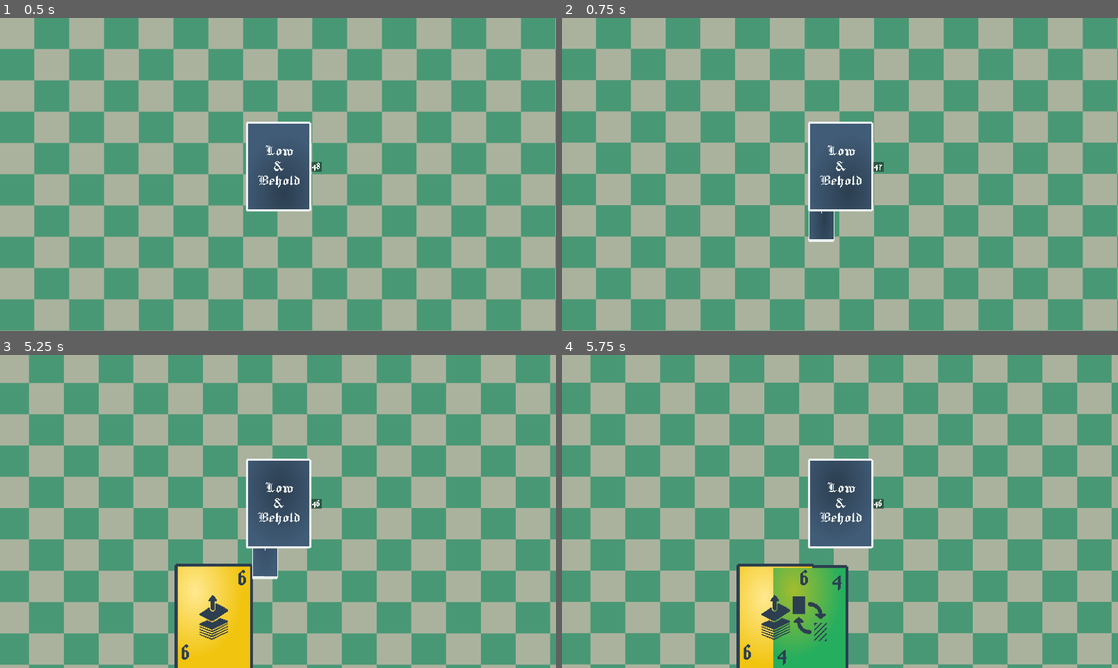
Above: before the commit, frames 1-4 (two rows, left to right).
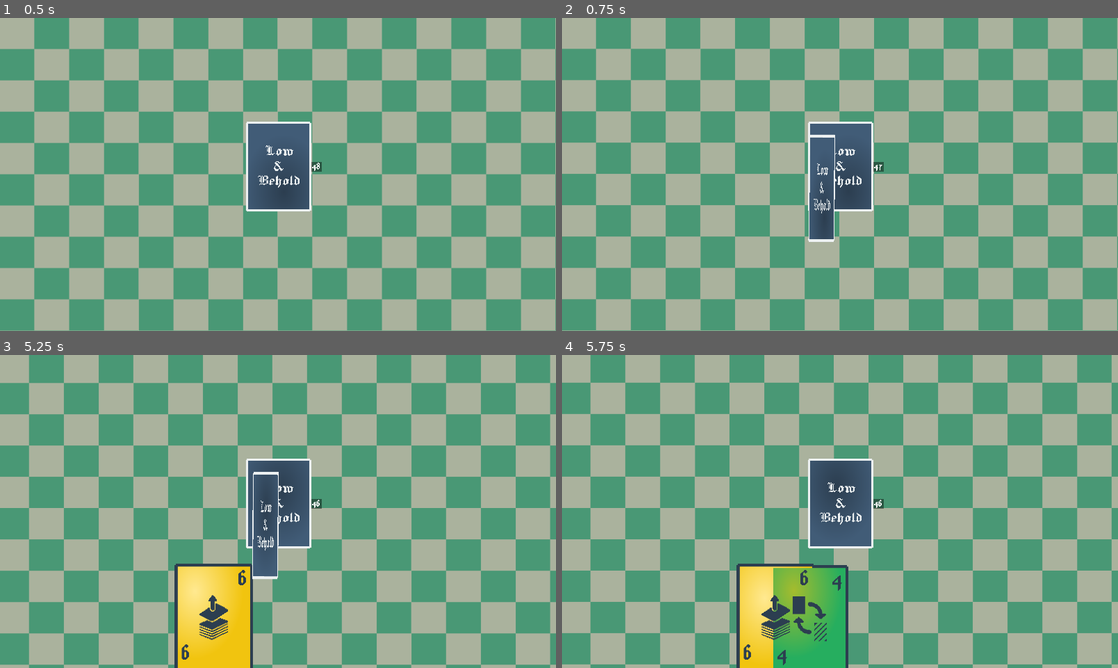
Above: after the commit, the same moments.

Repository: thomisfrank/low_and_behold
Game: Godot game, scene res://scenes/main.tscn
Same seed, same stepped clock (60 frames per second), same inputs: the game is played once before the commit and once after it.
Inputs (mouse positions are in pixels of both pictures, inside the frame that each line leads up to):
- Up to frame 1 (0.5 s): no input
- Up to frame 2 (0.75 s): move the mouse to (828, 149) at 0.52 s; click (828, 149) at 0.67 s
- Up to frame 3 (5.25 s): move the mouse to (166, 527) at 1.27 s; click (166, 527) at 1.42 s; tap Enter at 2, 3.5 s; move the mouse to (333, 442) at 2.02 s; click (333, 442) at 2.17 s; tap Space at 2.75 s; move the mouse to (250, 574) at 2.77 s; click (250, 574) at 2.92 s; move the mouse to (444, 558) at 3.52 s; click (444, 558) at 3.67 s; move the mouse to (111, 464) at 4.27 s; click (111, 464) at 4.42 s; move the mouse to (305, 511) at 5.02 s; click (305, 511) at 5.17 s
- Up to frame 4 (5.75 s): no input

Frame 1 is identical in both runs. In frame 2, 0.2% of the frame differs, in the area x 44-50%, y 37-62%; in frame 3, 0.3%, in the area x 45-51%, y 37-62%; in frame 4, nothing differs.

Commit message:
Add dedicated CanvasLayer for proper card layering
- Created _card_layer CanvasLayer in GameManager._ready()
- All card animations now added to the dedicated card layer instead of GameManager
- CanvasLayer provides proper rendering context separate from backgrounds/UI
- Later-drawn cards will naturally appear on top within the layer
- Clean separation of concerns without z_index management
- Should fix layering issues with gradient/text overlaps

Diff:
--- a/scripts/GameManager.gd
+++ b/scripts/GameManager.gd
@@ -20,12 +20,18 @@
 @export var card_final_scale: Vector2 = Vector2(0.8, 0.8)
 
 var _hand_index: int = 0
+var _card_layer: CanvasLayer  # Dedicated layer for animated cards
 
 
 func _ready():
 	# Do not create any test card at startup; cards should appear only when drawn.
 	# Seed RNG for random draws
 	randomize()
+
+	# Create a dedicated CanvasLayer for card rendering to handle proper layering
+	_card_layer = CanvasLayer.new()
+	_card_layer.name = "CardLayer"
+	add_child(_card_layer)
 
 	# Force reasonable scale if it's too small
 	if card_final_scale.x < 0.1 or card_final_scale.y < 0.1:
@@ -172,7 +178,7 @@
 
 	# Create and start the card draw animation
 	var animator = CardDrawAnimation.new()
-	add_child(animator)
+	_card_layer.add_child(animator)  # Add to dedicated card layer instead of GameManager
 
 	# Set animation parameters from exports
 	animator.flip_duration = card_draw_flip_duration
